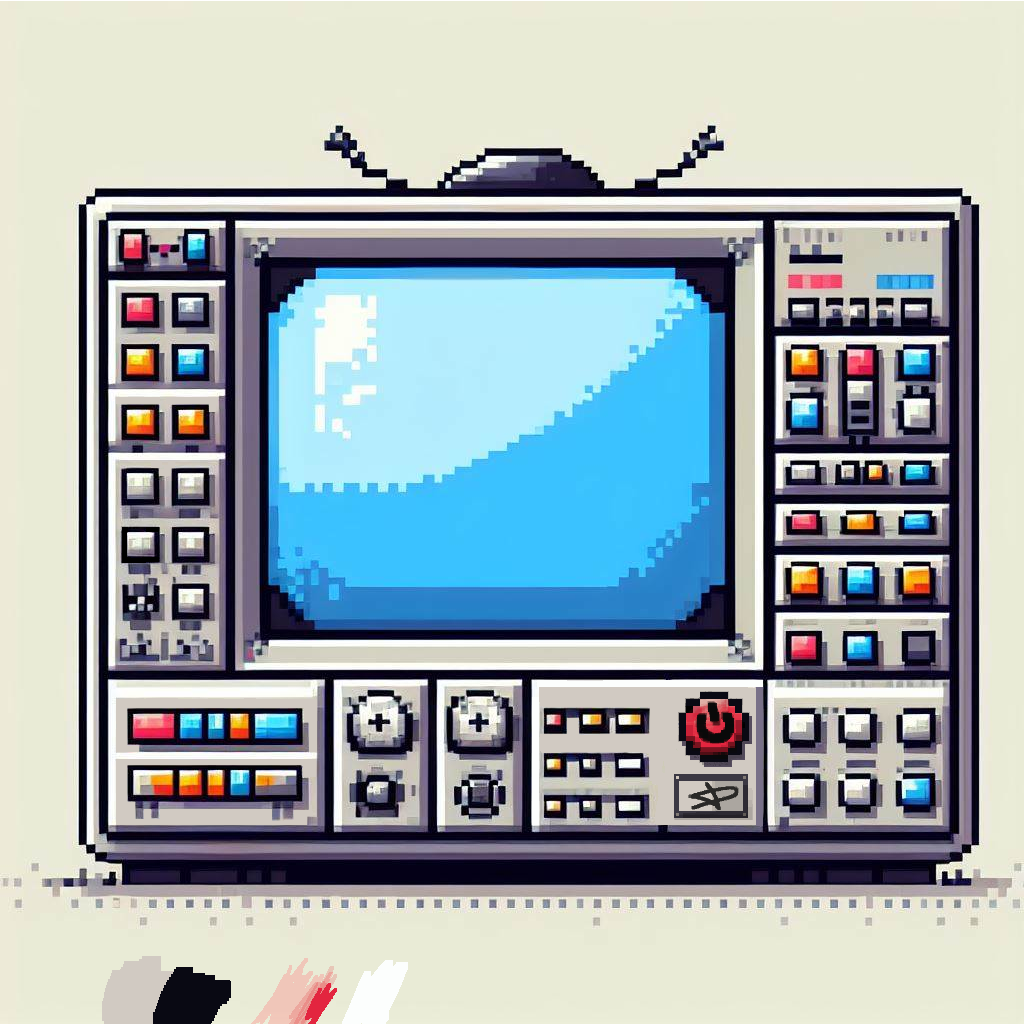
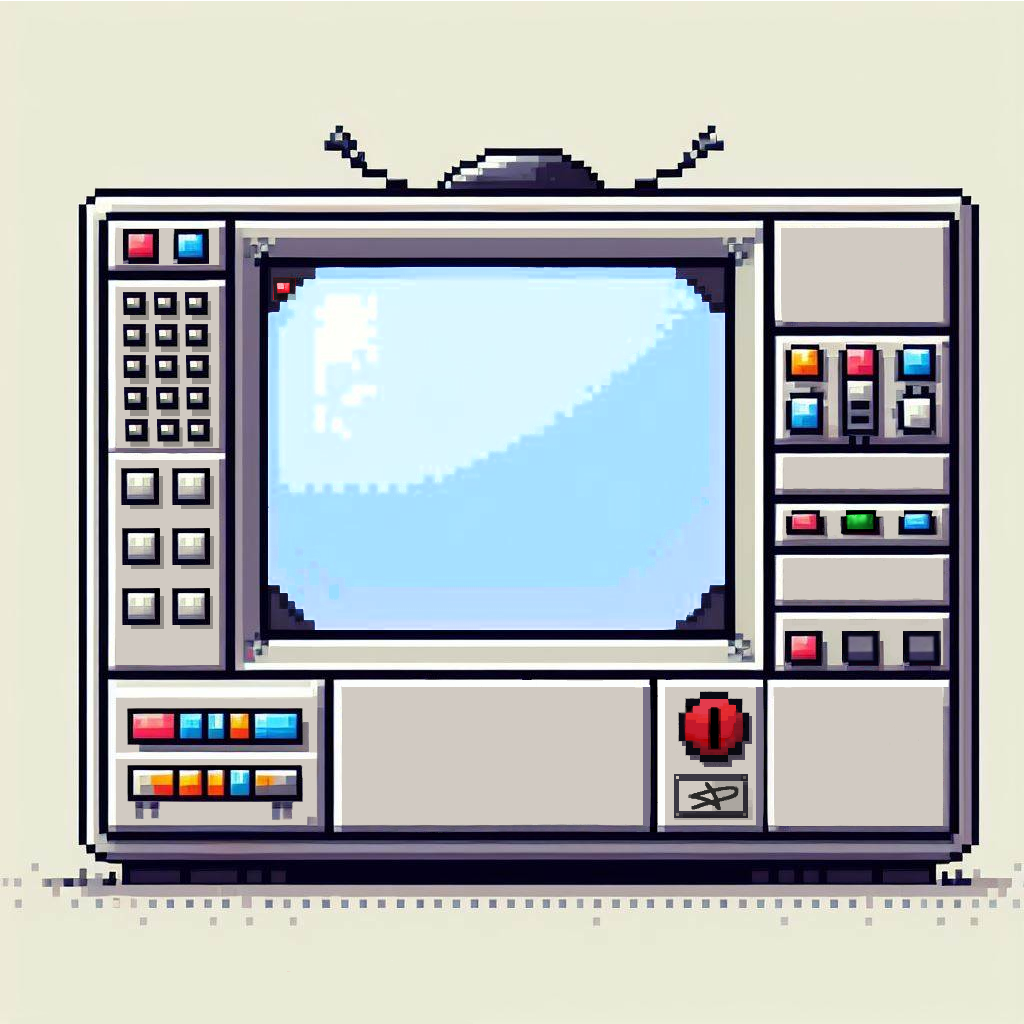
Layered file, before and after one edit (1024×1024). Changes by layer:
added group "Grupo de capas" with 6 layers above "Display_Volume" over [left=122, top=292, right=211, bottom=625]
added layer "Display_Volume_Anotation" in group "Grupo de capas" over [left=123, top=292, right=210, bottom=442]
added layer "Copia de Btn_C_1" in group "Grupo de capas" over [left=172, top=588, right=211, bottom=625]
added layer "Btn_C_6" in group "Grupo de capas" over [left=122, top=588, right=161, bottom=625]
added layer "Btn_C_4" in group "Grupo de capas" over [left=172, top=528, right=211, bottom=565]
added layer "Btn_C_3" in group "Grupo de capas" over [left=122, top=528, right=161, bottom=565]
added layer "Btn_C_2" in group "Grupo de capas" over [left=172, top=468, right=210, bottom=505]
added layer "Display_Volume" above "Btn_C_1" over [left=123, top=292, right=146, bottom=315]
added layer "Btn_C_1" above "Btn_Power" over [left=121, top=468, right=160, bottom=505]
added layer "Btn_Power" above "Btn_Volume_Up" over [left=680, top=699, right=746, bottom=755]
added layer "Btn_Volume_Up" above "Btn_Volume_Down" over [left=123, top=229, right=159, bottom=264]
added layer "Btn_Volume_Down" above "Btn_lever" over [left=173, top=229, right=209, bottom=264]
added layer "Btn_lever" above "Funny_light_1" over [left=127, top=765, right=303, bottom=802]
added layer "Btn_filter_green" above "Btn_filter_blue" over [left=846, top=510, right=875, bottom=532]
added layer "Screen_glass" above "Display_Volume_on" over [left=268, top=267, right=725, bottom=630]
added layer "Display_Volume_on" above "screenRaw.png" over [left=273, top=277, right=296, bottom=300]
painted on "screenRaw.png" over [left=10, top=176, right=992, bottom=1024]
